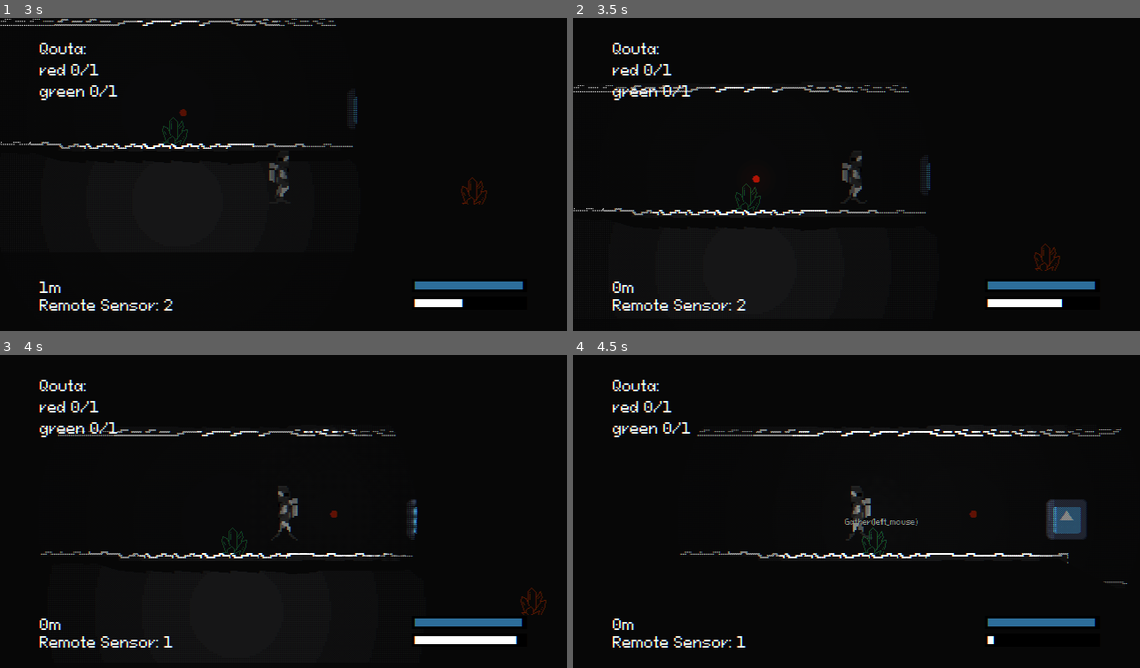
Above: before the commit, frames 1-4 (two rows, left to right).
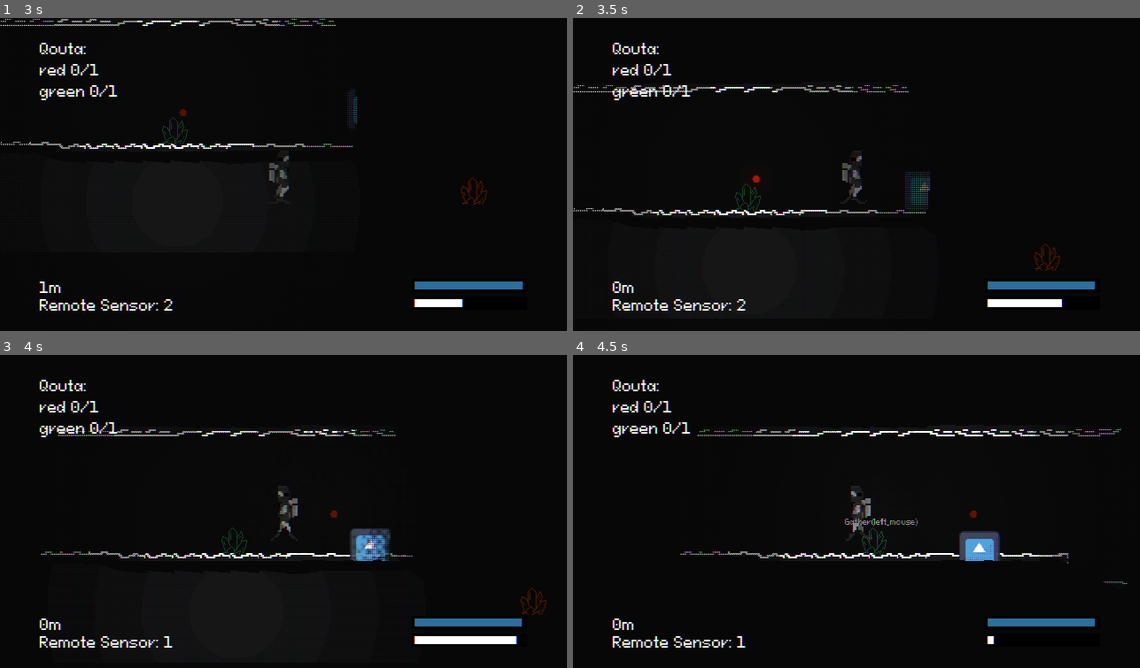
Above: after the commit, the same moments.

Repository: euphori/Pixel-Game-Jam
Game: Godot game, scene res://scenes/world.tscn
Two runs of this game, one before a commit and one after it. Both use one fixed random seed, a clock stepped at 60 frames per second and the inputs below. The engine's default icon, where the game draws it, is replaced by a stand-in: a white triangle on a blue panel in a dark square.
Inputs (mouse positions are in pixels of both pictures, inside the frame that each line leads up to):
- Up to frame 1 (3 s): tap Enter at 0.5 s; move the mouse to (408, 161) at 0.52 s; hold D (movement_right) 0.53-1.28 s; tap E (interact) at 0.6, 2.85 s; move the mouse to (170, 193) at 1.27 s; hold S (movement_down) 1.28-2.03 s; tap R (remote_sonar) at 1.35 s; move the mouse to (340, 105) at 2.02 s; hold D (movement_right) 2.03-2.78 s; tap Space (sonar) at 2.1 s; move the mouse to (255, 240) at 2.77 s; hold W (movement_up) from 2.78 s (still down)
- Up to frame 2 (3.5 s): keep holding W (movement_up)
- Up to frame 3 (4 s): move the mouse to (453, 561) at 3.52 s; release W (movement_up) at 3.53 s; hold A (movement_left) from 3.53 s (still down); tap R (remote_sonar) at 3.6 s
- Up to frame 4 (4.5 s): keep holding A (movement_left); move the mouse to (686, 467) at 4.27 s; tap Space (sonar) at 4.35 s

Frame 1 is identical in both runs. In frame 2, 0.3% of the frame differs, in the area x 58-64%, y 43-62%; in frame 3, 0.9%; in frame 4, 1.6%, in the area x 67-91%, y 46-66%.

Commit message:
initial enemy AI

Diff:
--- a/scenes/enemy.tscn
+++ b/scenes/enemy.tscn
@@ -18,6 +18,31 @@
 [node name="Enemy" type="CharacterBody2D"]
 collision_layer = 4
 script = ExtResource("1_gc2q2")
+
+[node name="InterestDetection" type="Node2D" parent="."]
+
+[node name="InterestDown" type="RayCast2D" parent="InterestDetection"]
+
+[node name="InterestUp" type="RayCast2D" parent="InterestDetection"]
+rotation = 3.14159
+
+[node name="InterestLeft" type="RayCast2D" parent="InterestDetection"]
+rotation = 1.5708
+
+[node name="InterestRight" type="RayCast2D" parent="InterestDetection"]
+rotation = -1.5708
+
+[node name="InterestDownRight" type="RayCast2D" parent="InterestDetection"]
+rotation = -0.785398
+
+[node name="InterestDownLeft" type="RayCast2D" parent="InterestDetection"]
+rotation = 0.785398
+
+[node name="InterestUpperLeft" type="RayCast2D" parent="InterestDetection"]
+rotation = 2.35619
+
+[node name="InterestUpperRight" type="RayCast2D" parent="InterestDetection"]
+rotation = -2.35619
 
 [node name="Sprite2D" type="Sprite2D" parent="."]
 material = SubResource("CanvasItemMaterial_ld86r")
--- a/scripts/enemy.gd
+++ b/scripts/enemy.gd
@@ -1,20 +1,65 @@
 extends CharacterBody2D
 
 
-const SPEED = 300.0
+const SPEED = 100.0
 const JUMP_VELOCITY = -400.0
 
+
+
+var player
 var is_player_near = false
 # Get the gravity from the project settings to be synced with RigidBody nodes.
 var gravity = ProjectSettings.get_setting("physics/2d/default_gravity")
 var played_jumpscare = false
 
+#direction vector array
+#corresponds to up,       upper right,         right,    downward right,      down,     downward left,     left,         upper left
+var arr = [Vector2(0, -1), Vector2(1, -1), Vector2(1, 0), Vector2(1, 1), Vector2(0, 1), Vector2(-1, 1), Vector2(-1, 0), Vector2(-1, -1)]
 
 
+#reference video https://www.youtube.com/watch?v=-y3MOsBetow
+#to calculate which direction is more interesting for AI
+var interest_array = [0,0,0,0,0,0,0,0]
+#to calculate which directions to avoid
+var danger_array = [0,0,0,0,0,0,0,0]
+#decides which direction AI goes to
+var context_map = [0,0,0,0,0,0,0,0]
+var best_direction_index = 0
+
+#custom functions
+func update_context_map(player_position, current_position):
+	#function normalizes vector automatically
+	var vector_to_player = current_position.direction_to(player_position)
+
+	#populate interest array using vector dot product
+	for i in range(8):
+		interest_array[i] = vector_to_player.dot(arr[i])
+
+	for i in range(8):
+		context_map[i] = interest_array[i] - danger_array[i]
+		if i == 0:
+			best_direction_index = 0
+		elif context_map[i] > context_map[best_direction_index]:
+			#for some reason subtracting one makes it more accurate
+			best_direction_index = i - 1
+
+
+
+
+#godot functions
 func _physics_process(delta):
 	if Input.is_action_just_pressed("sonar") and is_player_near:
 		print("X")
 		$AudioStreamPlayer2D.play()
+
+	if player:
+		print("Player Spotted")
+		update_context_map(player.position, position)
+		#determines sharpness of turn
+		var rounded_turn = 2.2
+		var steering_force = arr[best_direction_index] - velocity
+		velocity = velocity + ((steering_force * rounded_turn) * delta)
+		position += velocity
 
 
 
@@ -22,10 +67,12 @@
 
 func _on_player_detection_body_entered(body):
 	is_player_near = true
+	player = body
 
 
 func _on_player_detection_body_exited(body):
 	is_player_near = false
+	player = null
 
 
 func _on_player_detection_area_entered(area):
